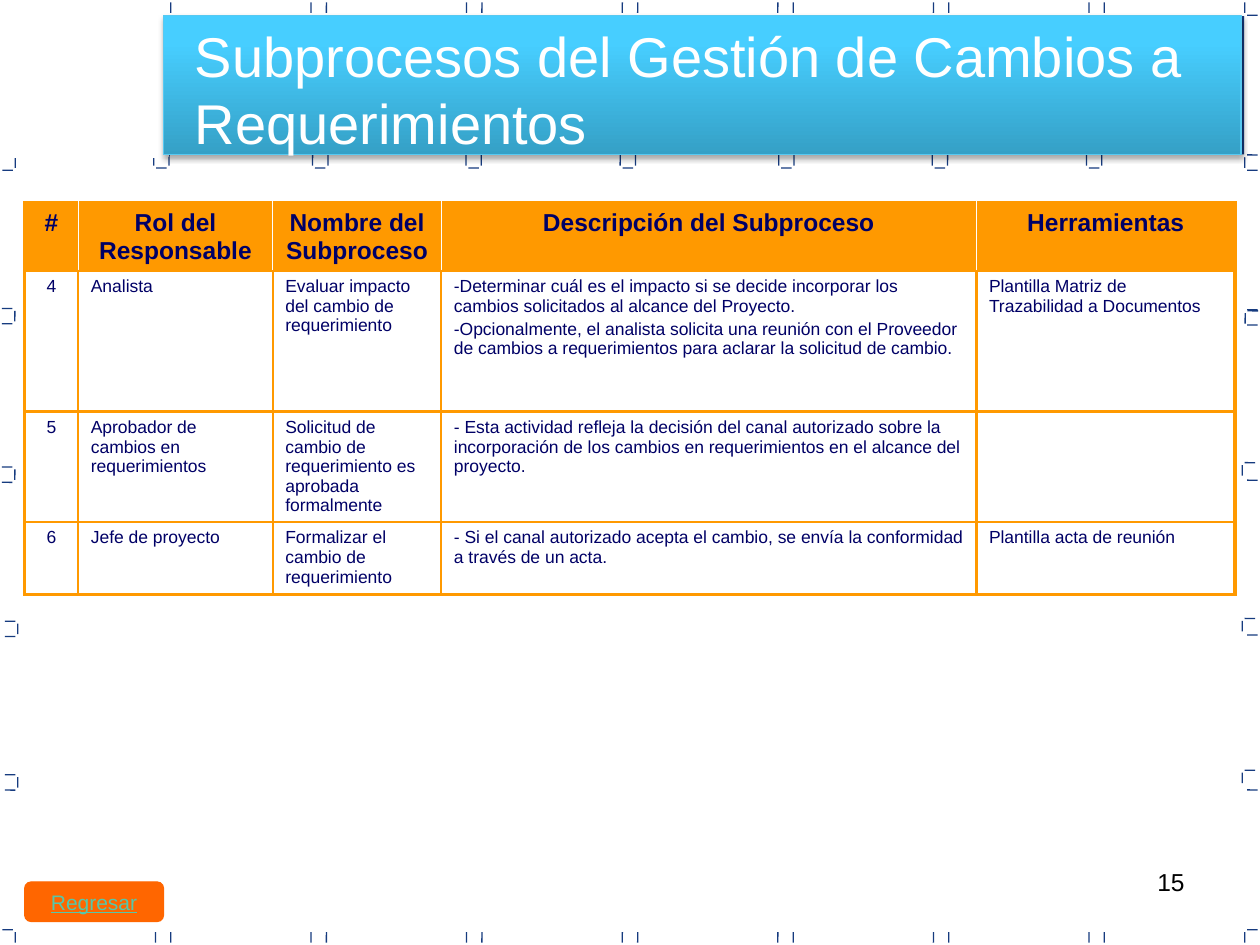
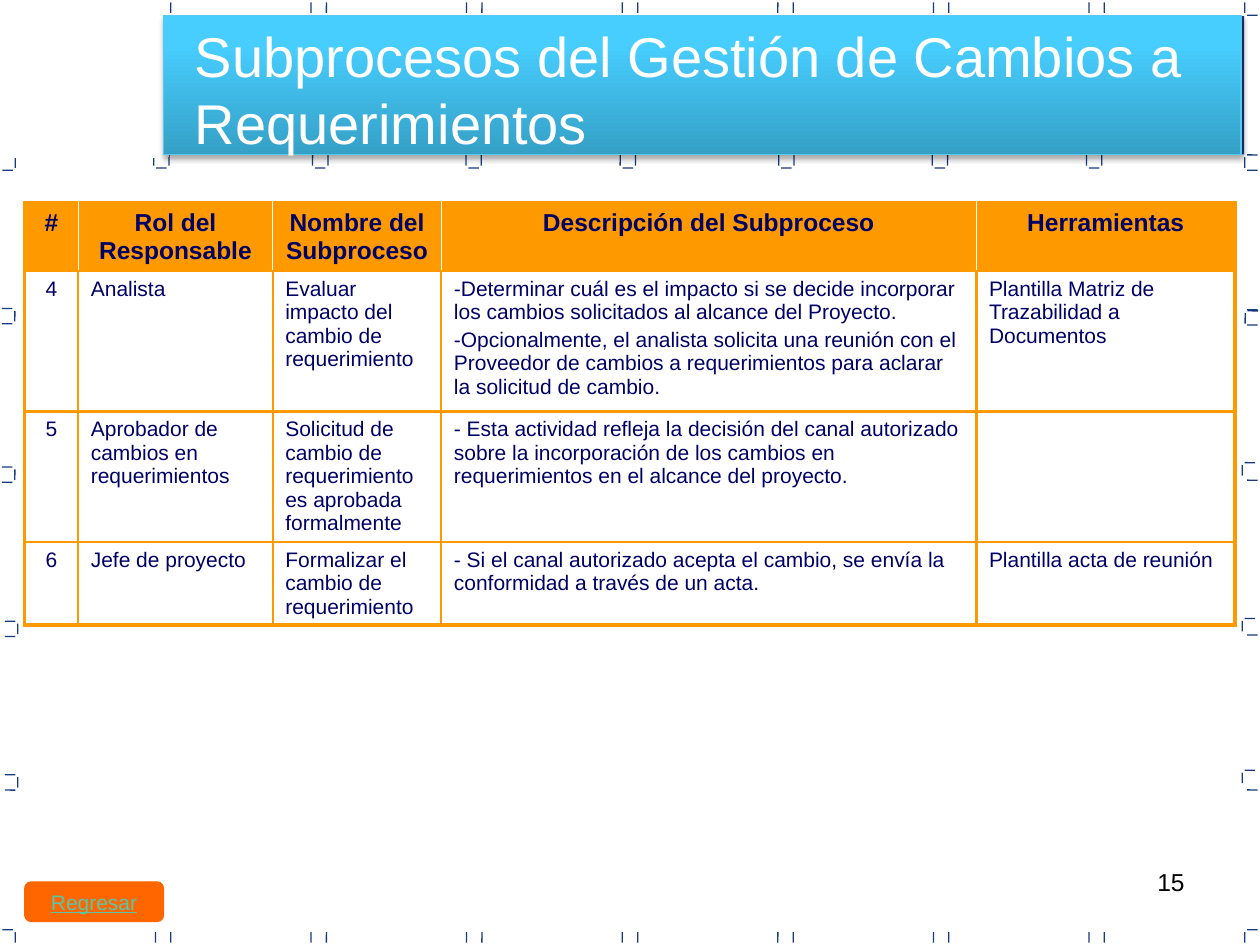
Before and after one commit to RSegura7/Travel-Peru-Express-Documentos, a slide deck: slide 15 of Area de proceso REQM/PGREQ_V0.1.pptx. Drawn at 1260x945 pixels with LibreOffice and Linux fonts; fonts in the diff are those of the drawing. Boxes give left, top, right and bottom in pixels: in the first picture for what was removed or moved away, otherwise in the second. Text is boxed around its words. In the diff, an @@ line names an element or a change of style, - is before the commit and + after.

```diff
--- a/Area de proceso REQM/PGREQ_V0.1.pptx
+++ b/Area de proceso REQM/PGREQ_V0.1.pptx
@@ table at (x1=25, y1=203, x2=1236, y2=645) @@
@@ size 10 to 12 pt in "4", "Analista", "Evaluar impacto del cambio de requerimiento", "Determinar cuál es el impacto si se ..." and 11 more places @@
```
Also in this commit, not shown: 7 other slides changed, 12 other files.
